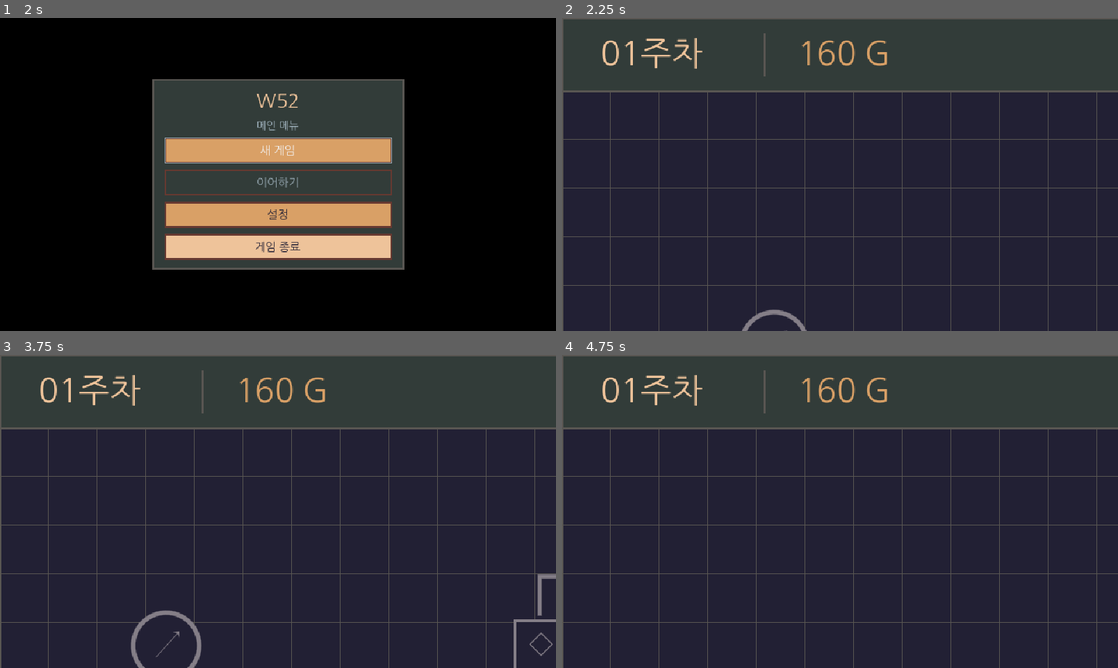
Above: before the commit, frames 1-4 (two rows, left to right).
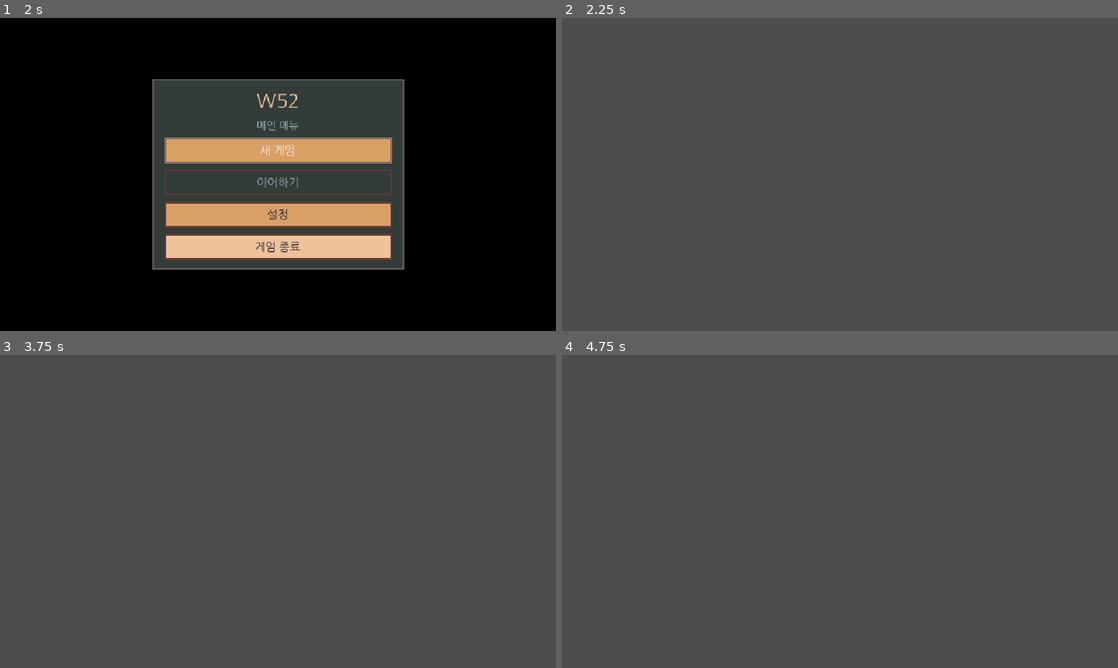
Above: after the commit, the same moments.

Repository: xcliming-svg/w52
Game: Godot game, scene res://main.tscn
The game is run twice, just before and just after one commit, with the same random seed, the same clock (stepped at 60 frames per second) and the same inputs.
Inputs (mouse positions are in pixels of both pictures, inside the frame that each line leads up to):
- Up to frame 1 (2 s): tap Enter at 0.5 s; move the mouse to (400, 158) at 0.52 s; click (400, 158) at 0.67 s; tap Space at 0.77, 1.25 s; drag from (166, 190) to (250, 237) at 1.27 s
- Up to frame 2 (2.25 s): click "새 게임" at 2 s
- Up to frame 3 (3.75 s): tap Enter at 2.75 s; move the mouse to (278, 511) at 2.77 s; click (278, 511) at 2.92 s; tap Space at 3.5 s; drag from (250, 574) to (111, 464) at 3.52 s
- Up to frame 4 (4.75 s): tap Enter at 4.25 s; move the mouse to (1006, 558) at 4.27 s; click (1006, 558) at 4.42 s; tap Space at 4.52 s

Frame 1 is identical in both runs. In frame 2, 96% of the frame differs, in the area x 0-100%, y 0-100%; in frame 3, 96%; in frame 4, 97%.
Error after the commit: Parse Error: Identifier "speed" not declared in the current scope. (res://scripts/game.gd:312)

Commit message:
feat(ui): position all W52 controls inside 640x360 frames

Diff:
--- a/scripts/game.gd
+++ b/scripts/game.gd
@@ -9,12 +9,13 @@
 const DEMO_BATTLE_COST := 40
 const DEMO_WEEK_REWARD := 70
 const DIALOGUE_COUNT := 5
-const TREE_RECT := Rect2(0, 84, 1376, 892)
-const TREE_CENTER_LOCAL := Vector2(688, 446)
-const DRAG_THRESHOLD := 8.0
-const POPUP_SIZE := Vector2(390, 274)
-const POPUP_BUTTON_OFFSET := Vector2(205, 194)
-const DIALOGUE_RECT := Rect2(28, 778, 1320, 171)
+const WORLD_SCALE := 0.25
+const TREE_CENTER_LOCAL := Vector2(213, 102)
+const DRAG_THRESHOLD := 3.0
+const POPUP_SIZE := Vector2(160, 98)
+const POPUP_BUTTON_OFFSET := Vector2(91, 70)
+var TREE_RECT := Rect2(UI.content_rect("L2"))
+var DIALOGUE_RECT := Rect2(UI.DIALOGUE_RECT)
 const NODES := [
     {"id":"root", "name":"지휘 본부", "kind":"root", "parent":"", "p":Vector2(670, 744), "week":1, "symbol":"◆", "detail":"전략의 시작 노드입니다."},
     {"id":"command", "name":"초기 전술", "kind":"branch", "parent":"root", "p":Vector2(670, 612), "week":1, "symbol":"◇", "detail":"기본 지휘 분기입니다."},
@@ -35,7 +36,6 @@
 var hover_id: String = ""
 var placements: Array[String] = []
 var log_items: Array[String] = []
-var speed: int = 1
 var battle_seconds: float = 0.0
 var camera_offset: Vector2 = Vector2.ZERO
 var camera_target: Vector2 = Vector2.ZERO
@@ -49,8 +49,6 @@
 var battle_button: Button
 var prev_button: Button
 var next_button: Button
-var speed_one: Button
-var speed_two: Button
 var log_scroll: ScrollContainer
 var log_column: VBoxContainer
 var tree_surface: Control
@@ -99,8 +97,7 @@
 
 
 func _create_controls() -> void:
-    # Only the tree surface is clipped. Panels and interactive Controls remain
-    # separate layers so a dragged line can never enter the battlefield.
+    # The same logical rects control painting, clipping, and hit testing.
     tree_surface = Control.new()
     tree_surface.name = "TreeClip"
     tree_surface.position = TREE_RECT.position
@@ -109,8 +106,6 @@
     tree_surface.mouse_filter = Control.MOUSE_FILTER_IGNORE
     add_child(tree_surface)
 
-    # Draw on a child: the clipping parent masks the entire canvas,
-    # including lines partially outside its rectangle.
     tree_canvas = Control.new()
     tree_canvas.name = "TreeArt"
     tree_canvas.size = TREE_RECT.size
@@ -120,71 +115,72 @@
 
     popup_surface = Control.new()
     popup_surface.name = "NodeInfoLayer"
-    popup_surface.size = Vector2(1920, 1080)
+    popup_surface.size = Vector2(UI.DESIGN_SIZE)
     popup_surface.mouse_filter = Control.MOUSE_FILTER_IGNORE
     popup_surface.draw.connect(_draw_popup)
     add_child(popup_surface)
 
     dialogue_surface = Control.new()
     dialogue_surface.name = "DialogueLayer"
-    dialogue_surface.size = Vector2(1920, 1080)
+    dialogue_surface.size = Vector2(UI.DESIGN_SIZE)
     dialogue_surface.mouse_filter = Control.MOUSE_FILTER_IGNORE
     dialogue_surface.draw.connect(_draw_dialogue_overlay)
     add_child(dialogue_surface)
 
-    deploy_button = UI.make_button("배치", Vector2(160, 62))
+    deploy_button = UI.make_button("배치", Vector2(61, 20))
     deploy_button.position = Vector2(-500, -500)
-    deploy_button.size = Vector2(160, 62)
-    deploy_button.add_theme_font_size_override("font_size", 26)
+    deploy_button.size = Vector2(61, 20)
+    deploy_button.add_theme_font_size_override("font_size", 10)
     deploy_button.pressed.connect(_deploy_selected)
     add_child(deploy_button)
 
-    prev_button = UI.make_button("〈", Vector2(72, 64))
-    next_button = UI.make_button("〉", Vector2(72, 64))
+    var help := UI.content_rect("L3")
+    prev_button = UI.make_button("〈", Vector2(23, 22))
+    next_button = UI.make_button("〉", Vector2(23, 22))
     for b in [prev_button, next_button]:
-        b.size = Vector2(72, 64)
-        b.add_theme_font_size_override("font_size", 32)
+        b.size = Vector2(23, 22)
+        b.add_theme_font_size_override("font_size", 12)
         add_child(b)
-    prev_button.position = Vector2(26, 995)
-    next_button.position = Vector2(1278, 995)
+    prev_button.position = Vector2(help.position + Vector2i(2, 3))
+    next_button.position = Vector2(help.end - Vector2i(25, 25))
     prev_button.pressed.connect(func() -> void: _change_help(-1))
     next_button.pressed.connect(func() -> void: _change_help(1))
 
-    speed_one = UI.make_button("1×", Vector2(103, 52))
-    speed_two = UI.make_button("2×", Vector2(103, 52))
-    for b in [speed_one, speed_two]:
-        b.size = Vector2(103, 52)
-        b.add_theme_font_size_override("font_size", 26)
-        add_child(b)
-    speed_one.position = Vector2(1688, 16)
-    speed_two.position = Vector2(1791, 16)
-    speed_one.toggle_mode = true
-    speed_two.toggle_mode = true
-    speed_one.pressed.connect(func() -> void: _set_speed(1))
-    speed_two.pressed.connect(func() -> void: _set_speed(2))
-
-    battle_button = UI.make_button("전투 시작", Vector2(505, 74))
-    battle_button.position = Vector2(1395, 991)
-    battle_button.size = Vector2(505, 74)
-    battle_button.add_theme_font_size_override("font_size", 32)
-    battle_button.add_theme_stylebox_override("normal", UI._button_style(UI.GOLD))
-    battle_button.add_theme_stylebox_override("hover", UI._button_style(UI.GOLD.lightened(0.12)))
-    battle_button.add_theme_color_override("font_color", UI.BACKGROUND)
-    battle_button.add_theme_color_override("font_hover_color", UI.BACKGROUND)
+    var action := UI.content_rect("R4")
+    battle_button = UI.make_button("전투 시작", Vector2(action.size))
+    battle_button.position = Vector2(action.position)
+    battle_button.size = Vector2(action.size)
+    battle_button.add_theme_font_size_override("font_size", 13)
+    for state in ["normal", "hover", "pressed", "disabled"]:
+        battle_button.add_theme_stylebox_override(state, StyleBoxEmpty.new())
+    battle_button.add_theme_color_override("font_color", UI.GAME_BACKGROUND)
+    battle_button.add_theme_color_override("font_hover_color", UI.GAME_BACKGROUND)
+    battle_button.add_theme_color_override("font_pressed_color", UI.TEXT)
+    battle_button.add_theme_color_override("font_disabled_color", UI.MUTED)
+    battle_button.mouse_entered.connect(queue_redraw)
+    battle_button.mouse_exited.connect(queue_redraw)
+    battle_button.button_down.connect(queue_redraw)
+    battle_button.button_up.connect(queue_redraw)
     battle_button.pressed.connect(_battle_action)
     add_child(battle_button)
 
+    var log := UI.content_rect("R3")
     log_scroll = ScrollContainer.new()
-    log_scroll.position = Vector2(1396, 792)
-    log_scroll.size = Vector2(502, 173)
+    log_scroll.position = Vector2(log.position + Vector2i(3, 2))
+    log_scroll.size = Vector2(log.size - Vector2i(6, 4))
     log_scroll.horizontal_scroll_mode = ScrollContainer.SCROLL_MODE_DISABLED
     log_scroll.vertical_scroll_mode = ScrollContainer.SCROLL_MODE_AUTO
     log_scroll.mouse_filter = Control.MOUSE_FILTER_STOP
     add_child(log_scroll)
     log_column = VBoxContainer.new()
-    log_column.add_theme_constant_override("separation", 12)
+    log_column.add_theme_constant_override("separation", 2)
     log_column.size_flags_horizontal = Control.SIZE_EXPAND_FILL
     log_scroll.add_child(log_column)
+    var scrollbar := log_scroll.get_v_scroll_bar()
+    scrollbar.add_theme_stylebox_override("scroll", UI._button_style(UI.GAME_BACKGROUND))
+    scrollbar.add_theme_stylebox_override("grabber", UI._button_style(UI.METAL_MID))
+    scrollbar.add_theme_stylebox_override("grabber_highlight", UI._button_style(UI.METAL_LIGHT))
+    scrollbar.add_theme_stylebox_override("grabber_pressed", UI._button_style(UI.GOLD))
 
 
 func _set_week_intro() -> void:
